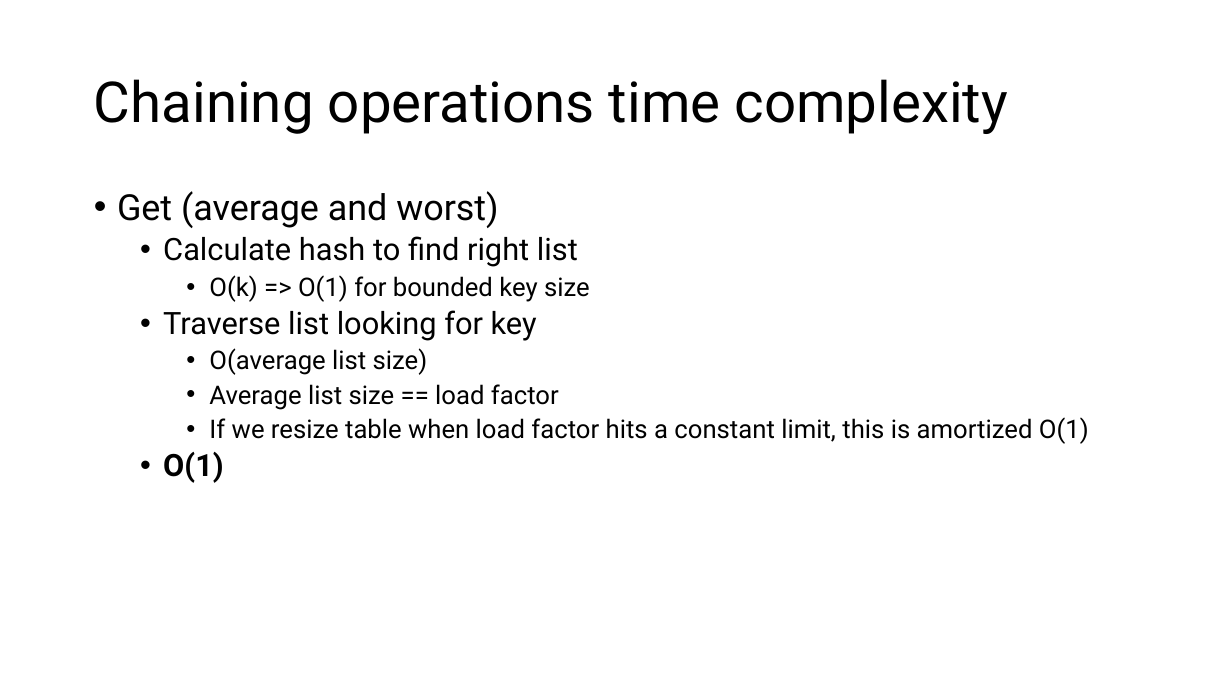
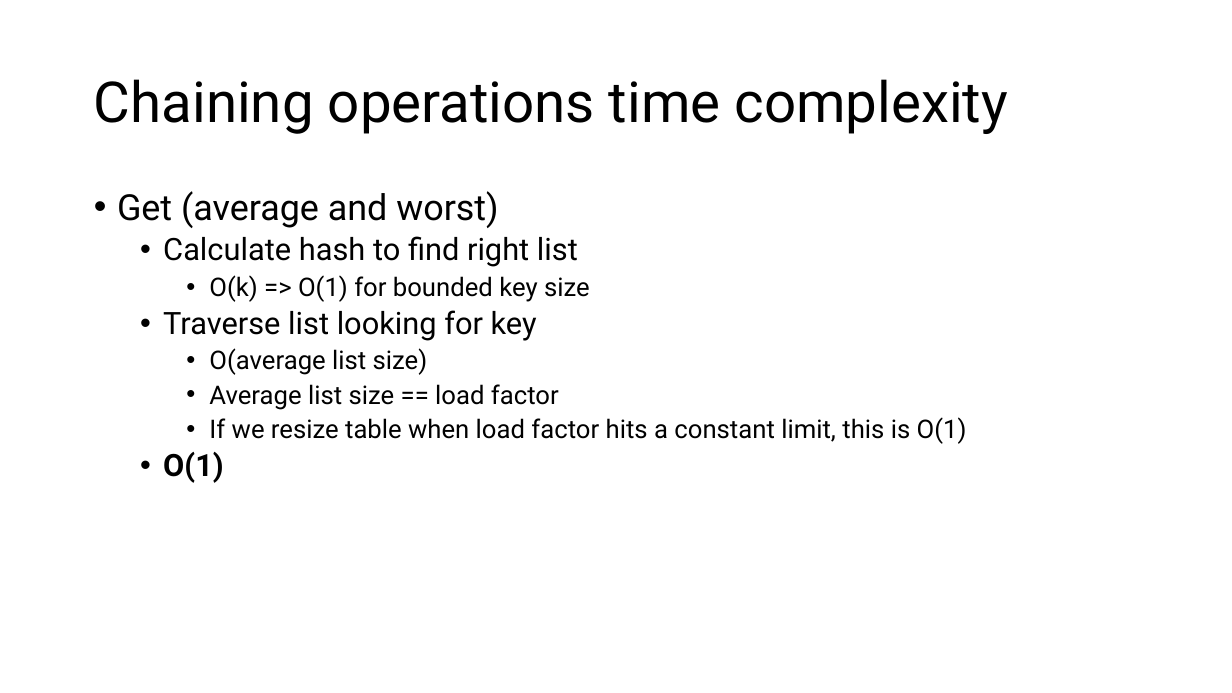
Before and after one commit to comp210ss2/comp210ss2.github.io, a slide deck: slide 25 of slides/L16_hashing.pptx. Drawn at 1232x693 pixels with LibreOffice and Linux fonts; fonts in the diff are those of the drawing. Boxes give left, top, right and bottom in pixels: in the first picture for what was removed or moved away, otherwise in the second. Text is boxed around its words. In the diff, an @@ line names an element or a change of style, - is before the commit and + after.

Commit message:
Remove amortized word on L16 slides

```diff
--- a/slides/L16_hashing.pptx
+++ b/slides/L16_hashing.pptx
@@ text at [209,417,967,444]: text changed @@
-    • If we resize table when load factor hits a constant limit, this is amortized O(1)
+    • If we resize table when load factor hits a constant limit, this is O(1)
```
Also in this commit, not shown: 1 other file.
